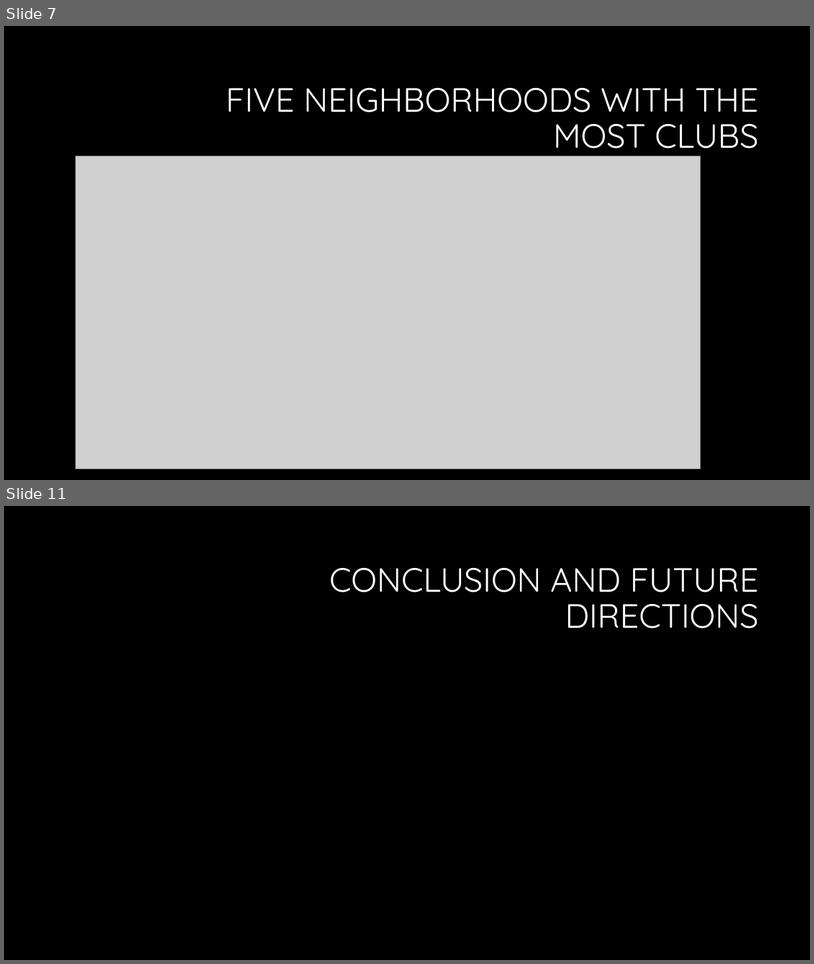
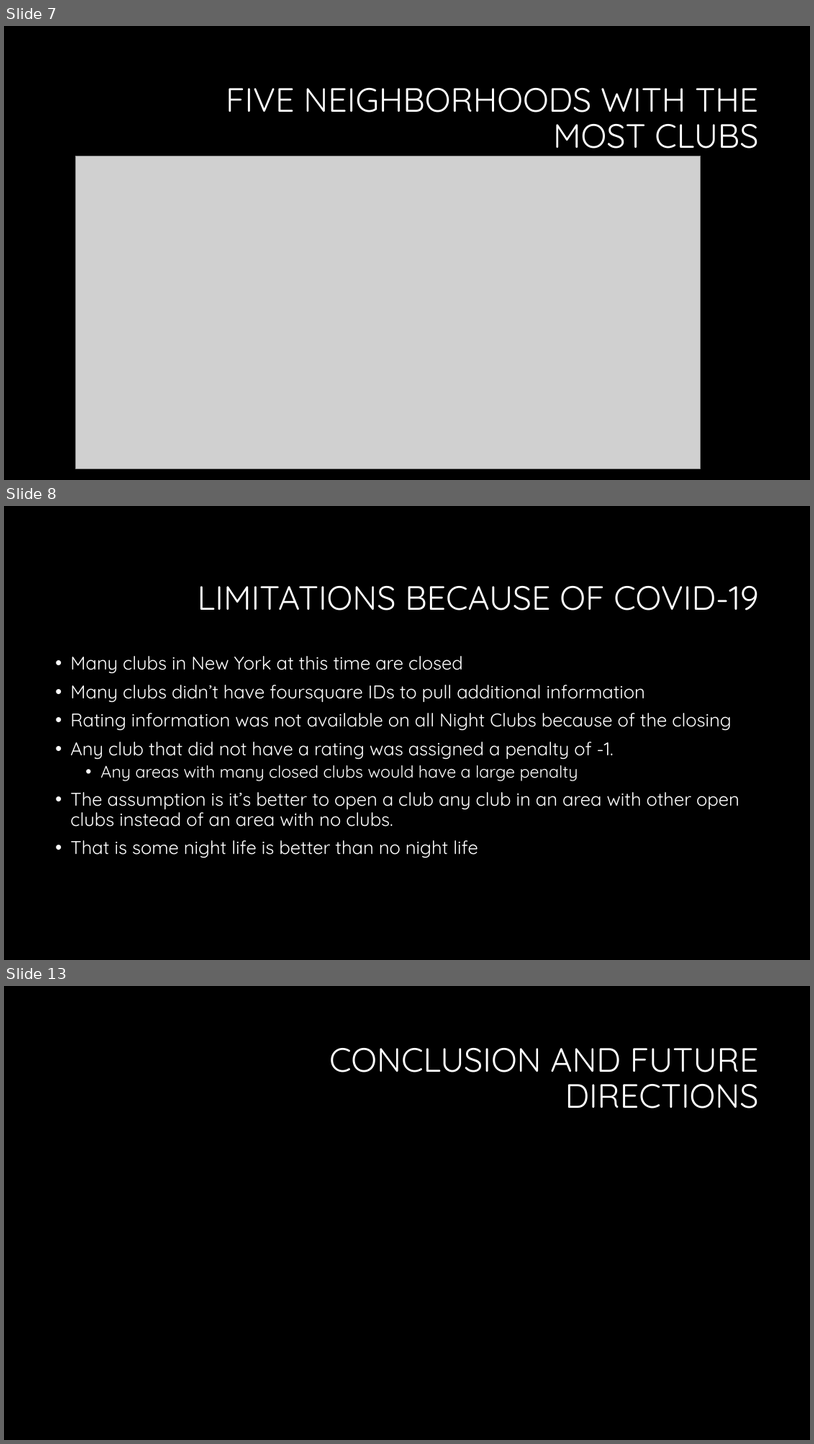
Before and after one commit to psharer/Coursera_Capstone, a slide deck: Finding a Night Club Location in New York.pptx. Shown one above the other, each under a label of ours: slides 7 and 11 before the commit, slides 7, 8 and 13 after it; the slides between them are not shown. The pictures are 814x964 and 814x1444 pixels, drawn with LibreOffice and Linux fonts; fonts in the diff are those of the drawing; grey boxes stand for pictures; background and template pictures are left out. Boxes give left, top, right and bottom in pixels: in the first picture for what was removed or moved away, otherwise in the second. Text is boxed around its words. In the diff, an @@ line names an element or a change of style, - is before the commit and + after.

```diff
--- a/Finding a Night Club Location in New York.pptx
+++ b/Finding a Night Club Location in New York.pptx
@@ slide 8 added at [4, 506, 810, 960], background #000000 @@
@@ title added at [198, 585, 759, 610], 40 pt, text #FFFFFF @@
+LIMITATIONS BECAUSE OF COVID-19
@@ text added at [70, 656, 740, 857], 22 pt, text #FFFFFF @@
+• Many clubs in New York at this time are closed
+• Many clubs didn’t have foursquare IDs to pull additional information
+• Rating information was not available on all Night Clubs because of the closing
+• Any club that did not have a rating was assigned a penalty of -1.
+  • Any areas with many closed clubs would have a large penalty
+• The assumption is it’s better to open a club any club in an area with other open clubs instead of an area with no clubs.
+• That is some night life is better than no night life
@@ what was slide 11 is now slide 13 @@
```
Also in this commit, not shown: 7 slides changed, 1 other slide added, 3 other files.
